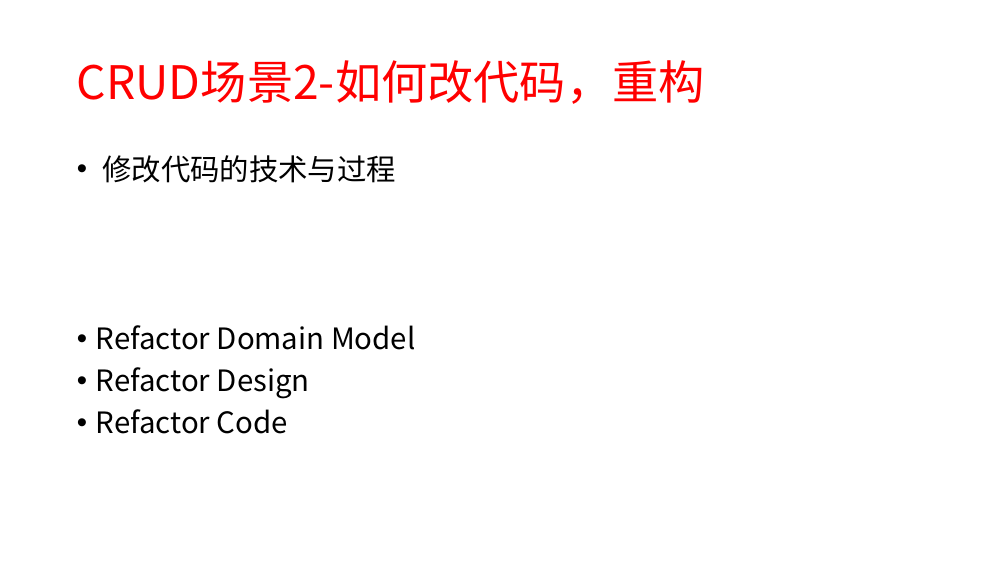
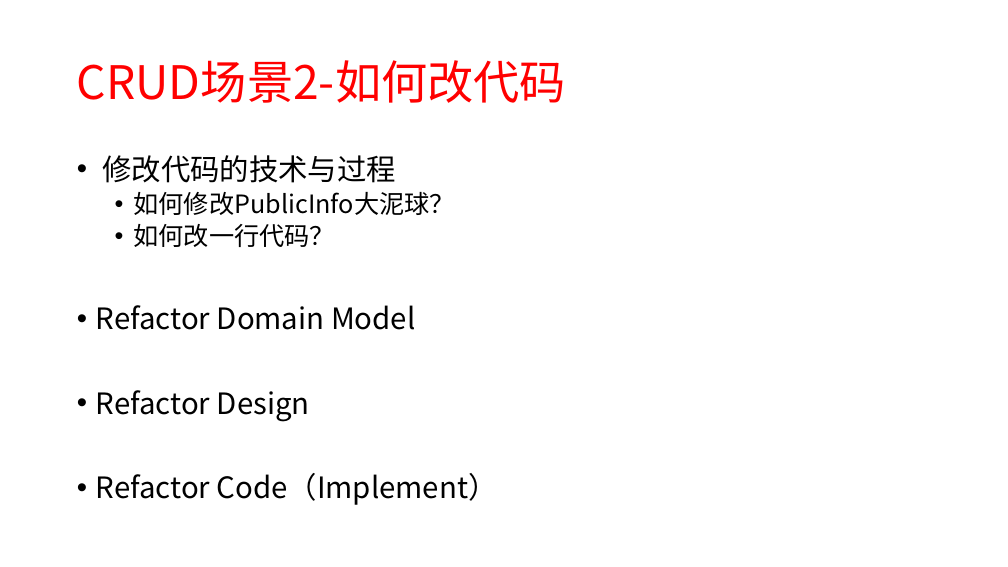
Before and after one commit to xiaozhiliaoo/my-slides, a slide deck: slide 9 of prepare/从crud, pattern, ooad到ddd-软件设计启示.pptx (slide 7 before the commit). Drawn at 1008x567 pixels with LibreOffice and Linux fonts; fonts in the diff are those of the drawing. Boxes give left, top, right and bottom in pixels: in the first picture for what was removed or moved away, otherwise in the second. Text is boxed around its words. In the diff, an @@ line names an element or a change of style, - is before the commit and + after.

```diff
--- a/prepare/从crud, pattern, ooad到ddd-软件设计启示.pptx
+++ b/prepare/从crud, pattern, ooad到ddd-软件设计启示.pptx
@@ title at <box>77,60,566,103</box>: text changed @@
-CRUD场景2-如何改代码，重构
+CRUD场景2-如何改代码
@@ text at <box>134,192,455,247</box>: paragraphs added @@
+  • 如何修改PublicInfo大泥球？
+  • 如何改一行代码？
@@ text at <box>96,473,498,505</box>: text changed @@
-• Refactor Code
+• Refactor Code（Implement）
```
Also in this commit, not shown: 27 other slides changed, 7 slides added, 1 slide removed, 9 other files.
